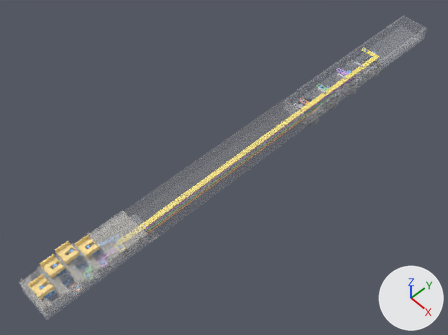
One commit to the Blender file 2-0/Гриф_x2.blend: the scene before it, then after it.
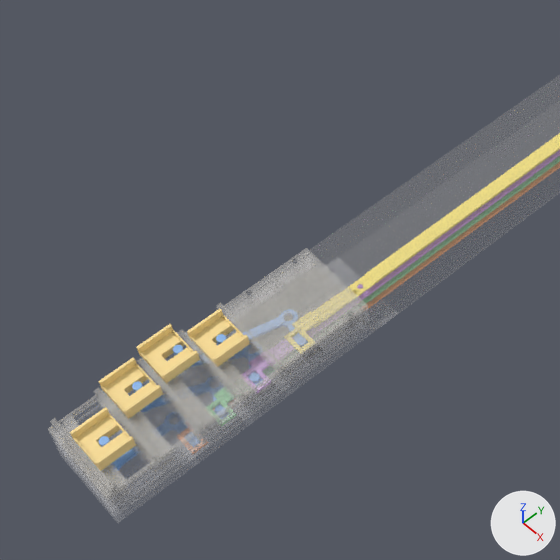
The first picture shows the older version from a 50 mm lens placed at (432.0, -91.0, 696.0), pointed at (-16.0, 340.0, -22.0). The close-ups show the older and then the newer version on the part from 0% to 50% of the width and 33% to 100% of the height of that picture. Only the edits that show in the close-ups are written down. Lighting does not change. The marker at lower right points along +X, +Y and +Z.

The first close-up shows 'ложе 0 — указательный', 'ложе 1 — средний', 'ложе 2 — безымянный', 'ложе 3 — мизинец', 'плечо 1 (средний)', 'плечо 2 (безымянный)', 'плечо 3 (мизинец)', 'секции 2–3 (условно)', 'секция-1: дно', 'секция-1: палуба', 'секция-1: плита 1', 'секция-1: плита 2', 'секция-1: плита 3' and 1 more.
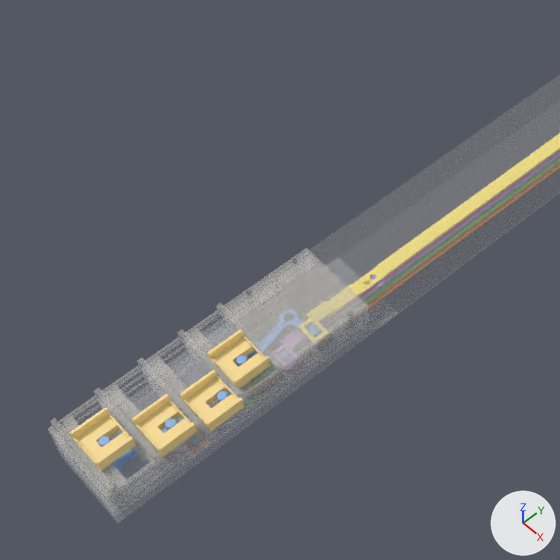
Pixel boxes [x1, y1, x2, y2] of what changed, in the close-ups (560 x 560 px):
'ложе 1 — средний', moved: before [99, 357, 163, 419]; after [132, 394, 197, 457]
'ложе 2 — безымянный', moved: before [137, 324, 200, 383]; after [180, 369, 244, 431]
'ложе 3 — мизинец', moved: before [187, 309, 250, 367]; after [208, 329, 271, 388]
'плечо 1 (средний)', turned (mostly hidden): before [132, 381, 165, 412]; after [165, 419, 176, 430]
'плечо 3 (мизинец)', turned (mostly hidden): before [216, 334, 226, 346]; after [236, 350, 257, 367]
'плечо 2 (безымянный)', turned (mostly hidden): before [173, 345, 200, 366]; after [217, 391, 229, 403]

The change, as a diff of the scene's bpy script:
```diff
--- a/2-0/Гриф_x2.blend.py
+++ b/2-0/Гриф_x2.blend.py
@@ ob_плечо_1__средний @@
 ob_плечо_1__средний.location = (0.0, 78.0, 8.6)
-ob_плечо_1__средний.rotation_euler = (0.0, 0.0, -0.43)  # degrees (0, 0, -25)
+ob_плечо_1__средний.rotation_euler = (0.0, 0.0, 0.41)  # degrees (0, 0, 23)
@@ ob_ложе_1___средний @@
 ob_ложе_1___средний = bpy.data.objects.new('ложе 1 — средний', me_gs1_lozhe_v3_001)
-ob_ложе_1___средний.location = (-15.0, 42.0, 23.1)
+ob_ложе_1___средний.location = (14.3, 42.0, 23.1)
@@ ob_плечо_2__безымянный @@
 ob_плечо_2__безымянный.location = (0.0, 103.0, 14.0)
-ob_плечо_2__безымянный.rotation_euler = (0.0, 0.0, -0.56)  # degrees (0, 0, -32)
+ob_плечо_2__безымянный.rotation_euler = (0.0, 0.0, 0.554)  # degrees (0, 0, 32)
@@ ob_ложе_2___безымянный @@
 ob_ложе_2___безымянный = bpy.data.objects.new('ложе 2 — безымянный', me_gs1_lozhe_v3_002)
-ob_ложе_2___безымянный.location = (-19.1, 67.0, 23.1)
+ob_ложе_2___безымянный.location = (18.9, 67.0, 23.1)
@@ ob_плечо_3__мизинец @@
 ob_плечо_3__мизинец.location = (0.0, 127.0, 19.4)
-ob_плечо_3__мизинец.rotation_euler = (0.0, 0.0, -0.259)  # degrees (0, 0, -15)
+ob_плечо_3__мизинец.rotation_euler = (0.0, 0.0, 0.24)  # degrees (0, 0, 14)
@@ ob_ложе_3___мизинец @@
 ob_ложе_3___мизинец = bpy.data.objects.new('ложе 3 — мизинец', me_gs1_lozhe_v3_003)
-ob_ложе_3___мизинец.location = (-9.2, 91.0, 23.1)
+ob_ложе_3___мизинец.location = (8.5, 91.0, 23.1)
```
